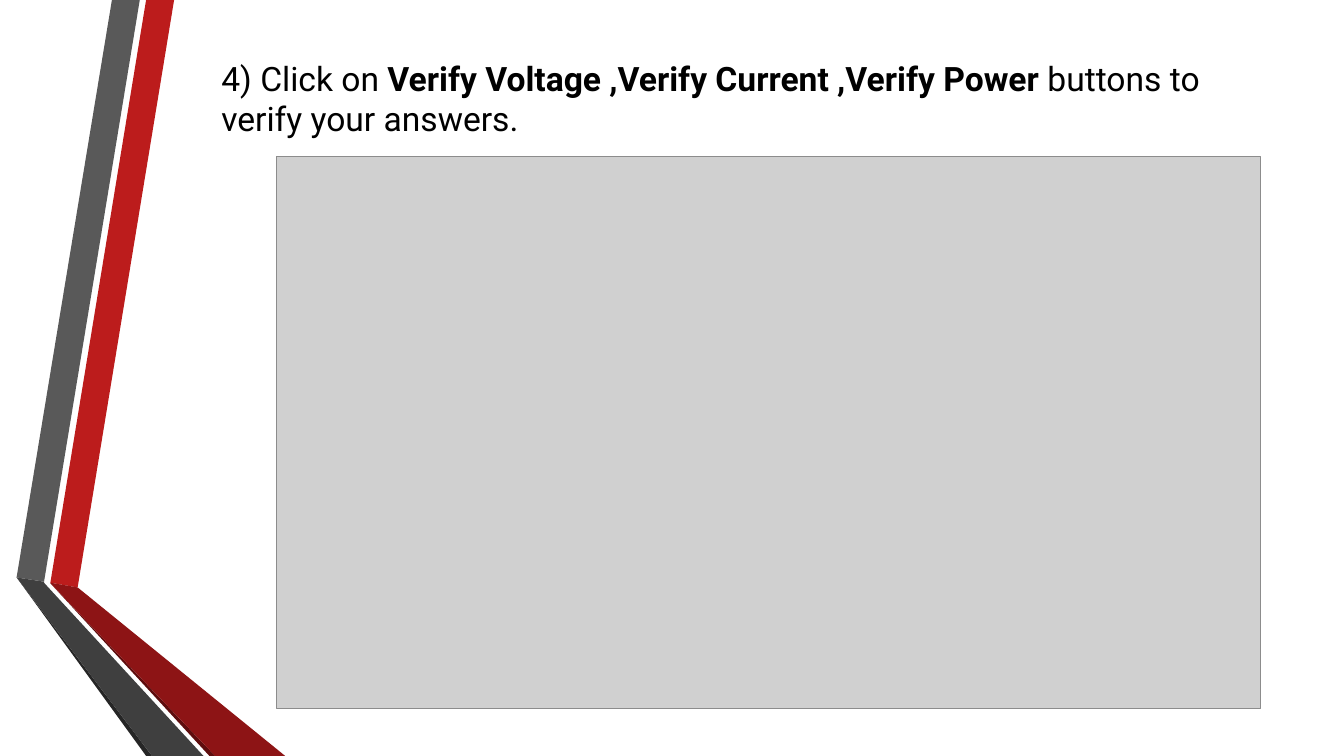
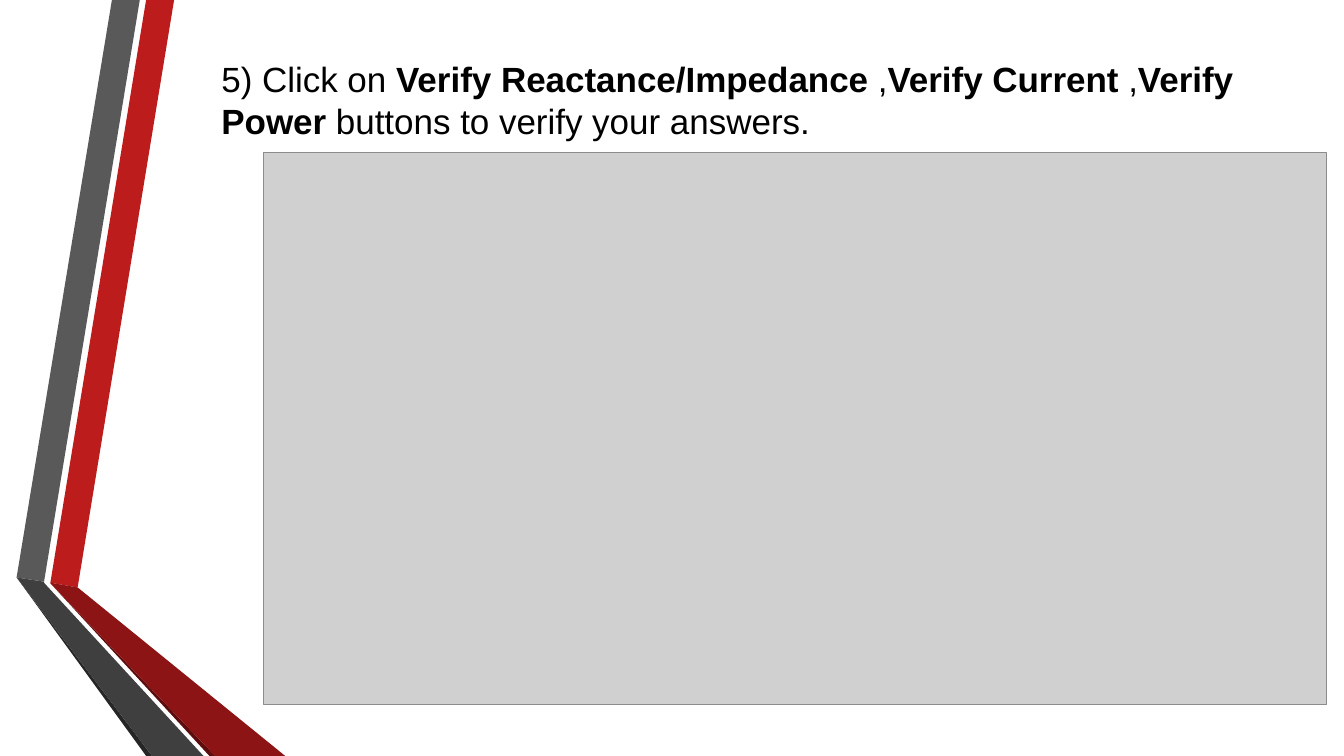
Before and after one commit to RahulAgrwal/Electrical-Virtual-lab, a slide deck: slide 7 of exp2/theoryimage/Procedure.pptx (slide 6 before the commit). Drawn at 1344x756 pixels with LibreOffice and Linux fonts; fonts in the diff are those of the drawing; grey boxes stand for pictures; background and template pictures are left out. Boxes give left, top, right and bottom in pixels: in the first picture for what was removed or moved away, otherwise in the second. Text is boxed around its words. In the diff, an @@ line names an element or a change of style, - is before the commit and + after.

```diff
--- a/exp2/theoryimage/Procedure.pptx
+++ b/exp2/theoryimage/Procedure.pptx
@@ text at [221,66,1233,141]: text changed; size 24 to 25 pt; font Roboto to Arial @@
-4) Click on Verify Voltage ,Verify Current ,Verify Power buttons to verify your answers.
+5) Click on Verify Reactance/Impedance ,Verify Current ,Verify Power buttons to verify your answers.
@@ picture: place and size @@
-picture at [277,156,1261,709]
+picture at [263,152,1327,705]
```
Also in this commit, not shown: 3 other slides changed, 5 slides added, 3 slides removed, 19 other files.
